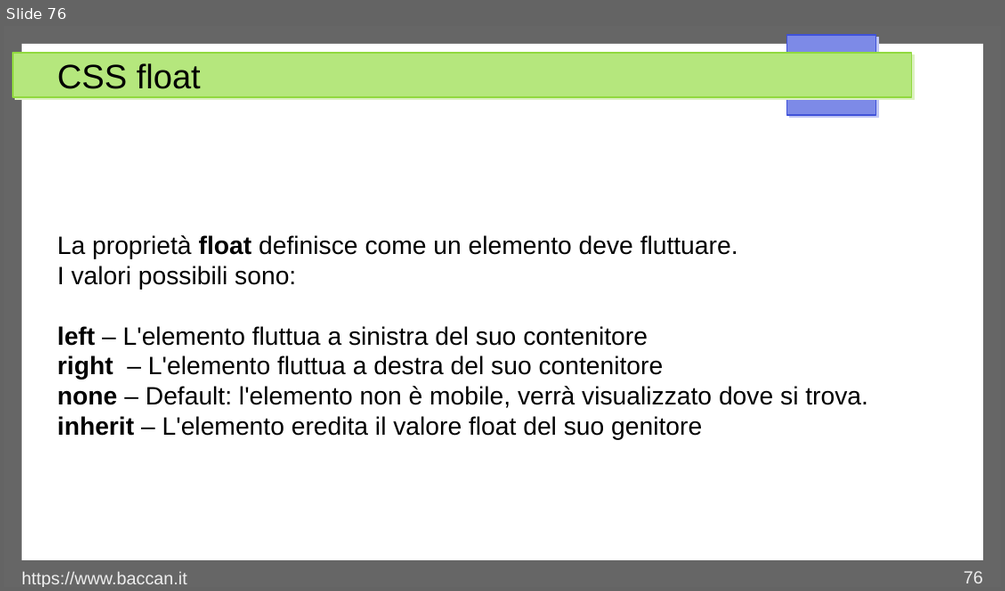
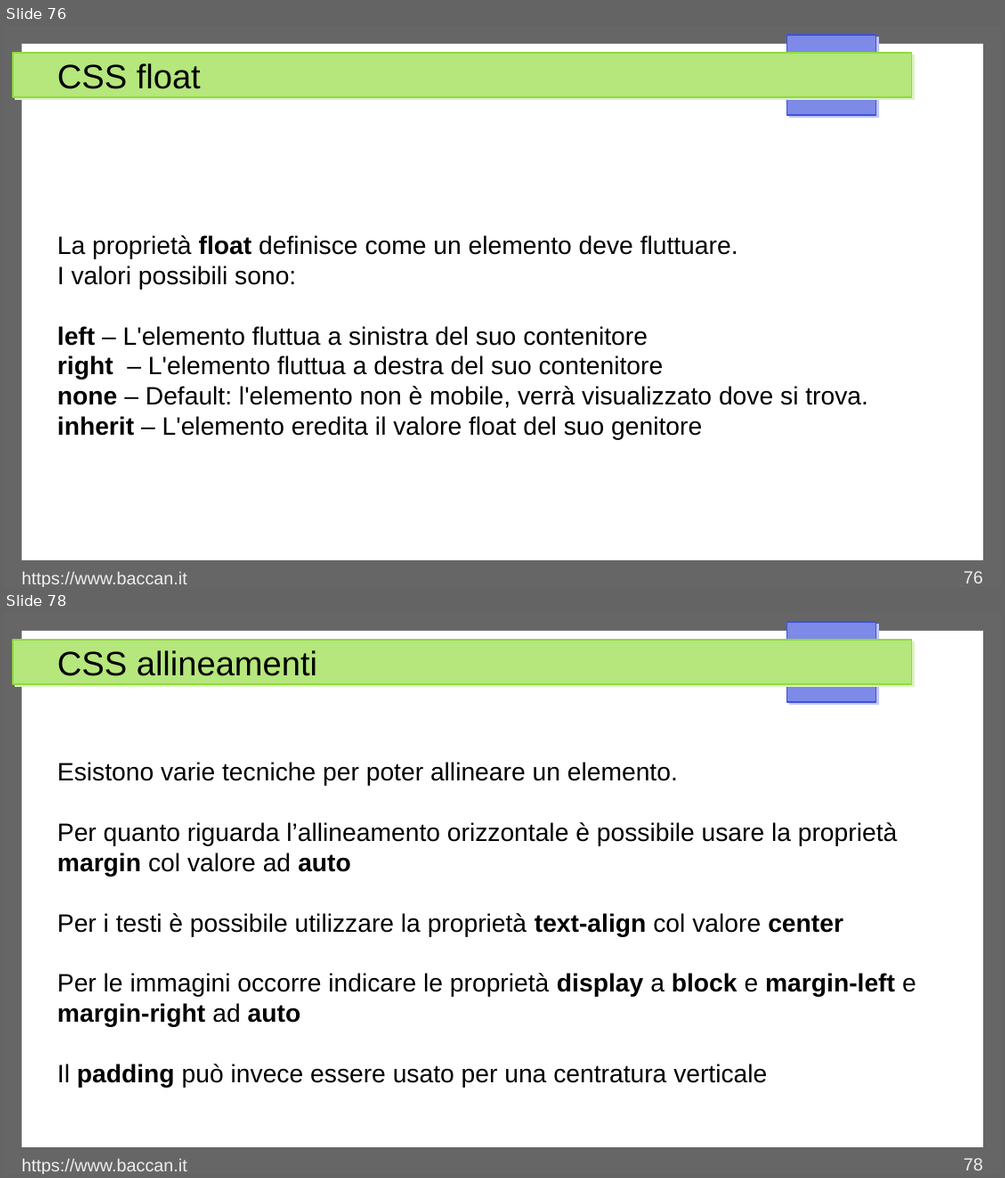
Before and after one commit to matteobaccan/CorsoCSS, a slide deck: Chapter_css.odp. Shown one above the other, each under a label of ours: slide 76 before the commit, slides 76 and 78 after it; the slides between them are not shown. The pictures are 1005x591 and 1005x1178 pixels, drawn with LibreOffice and Linux fonts; fonts in the diff are those of the drawing. Boxes give left, top, right and bottom in pixels: in the first picture for what was removed or moved away, otherwise in the second. Text is boxed around its words. In the diff, an @@ line names an element or a change of style, - is before the commit and + after.

Commit message:
Clear, align e !important

```diff
--- a/Chapter_css.odp
+++ b/Chapter_css.odp
@@ slide 78 added at (x1=4, y1=613, x2=1001, y2=1174), background #FFFFFF; not listed: 4 template elements that a slide beside it also shows @@
@@ title added at (x1=57, y1=650, x2=317, y2=676), 27 pt, text #000000 @@
+CSS allineamenti
@@ text added at (x1=57, y1=762, x2=916, y2=1087), 20 pt, text #000000 @@
+Esistono varie tecniche per poter allineare un elemento.
+Per quanto riguarda l’allineamento orizzontale è possibile usare la proprietà margin col valore ad auto
+Per i testi è possibile utilizzare la proprietà text-align col valore center
+Per le immagini occorre indicare le proprietà display a block e margin-left e margin-right ad auto
+Il padding può invece essere usato per una centratura verticale
@@ text added at (x1=22, y1=1158, x2=187, y2=1174), 14 pt, text #EEEEEE @@
+https://www.baccan.it
@@ page number added at (x1=963, y1=1158, x2=983, y2=1170), 14 pt, text #EEEEEE @@
+78
```
Also in this commit, not shown: 2 other slides added, 4 other files.
